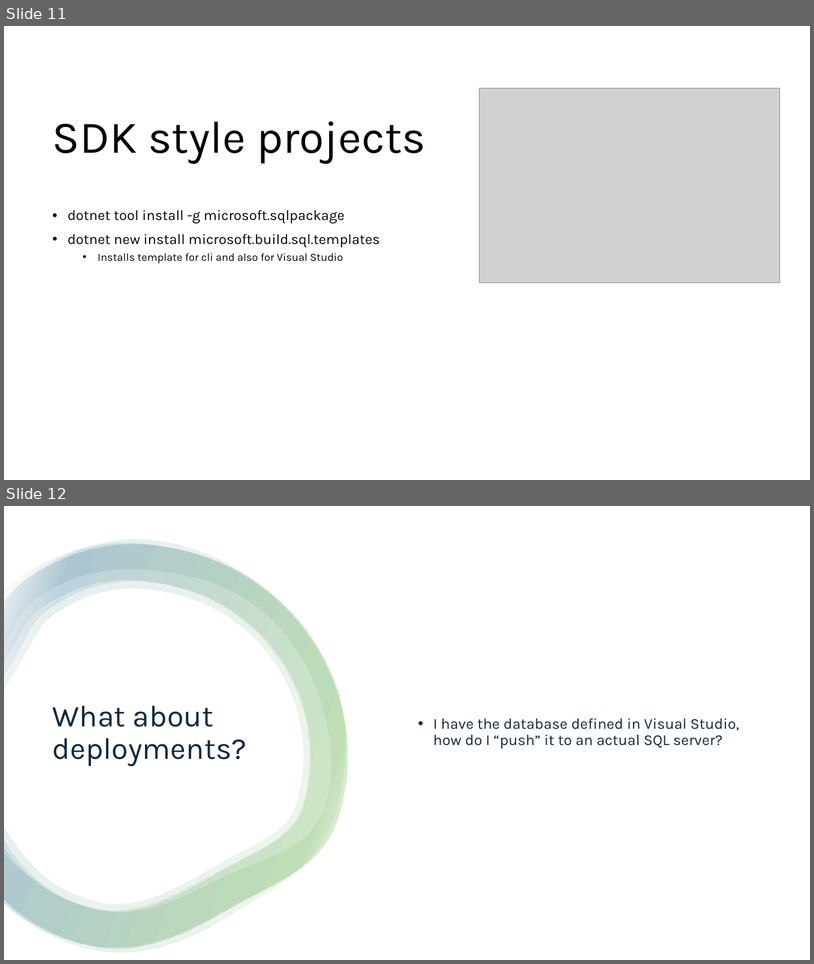
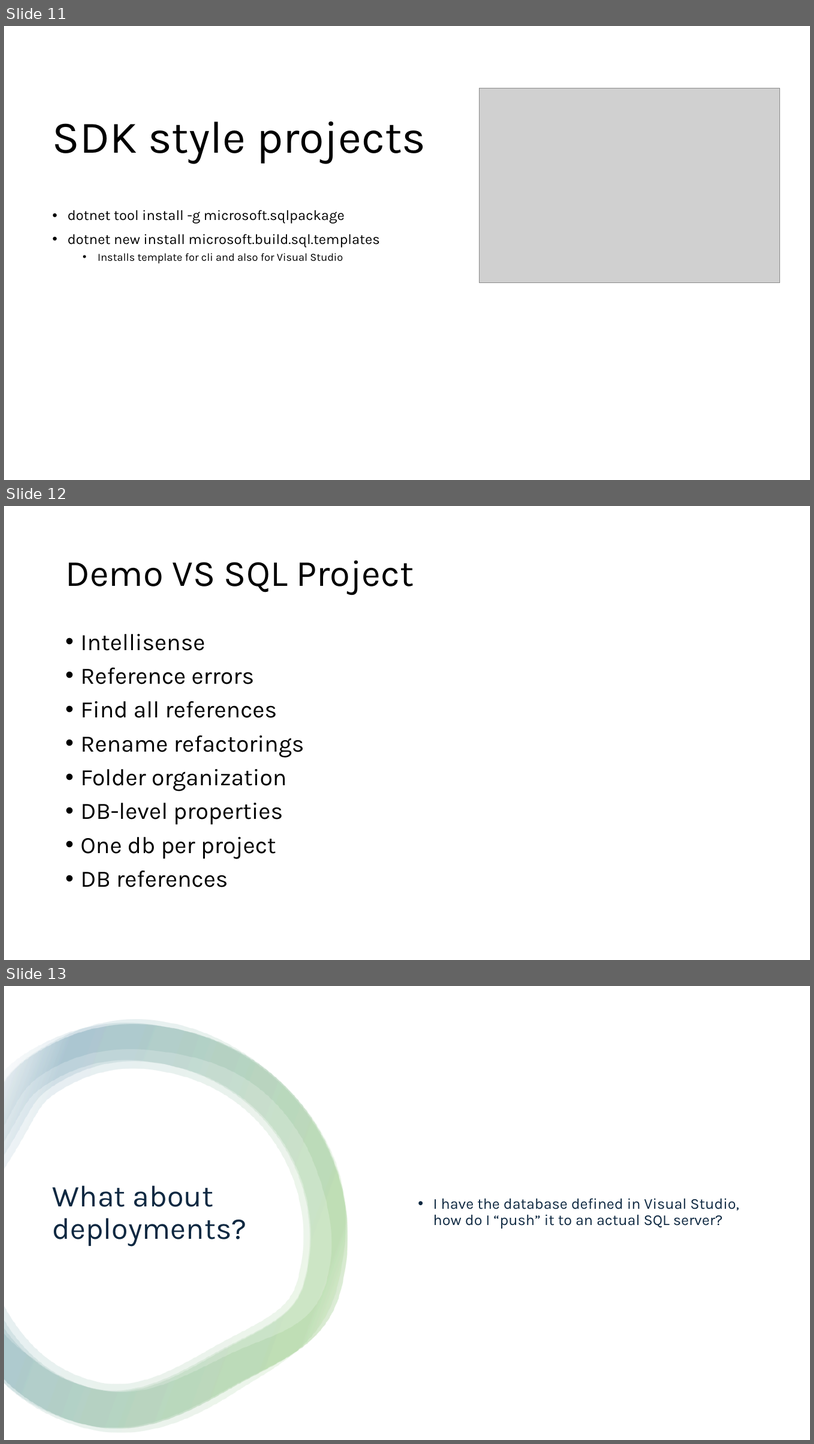
Before and after one commit to TheJuanitoLearnsShow/PodcastsManager, a slide deck: slides/VS sql project - sql saturday 2025.pptx. Shown one above the other, each under a label of ours: slides 11 and 12 before the commit, slides 11, 12 and 13 after it. The pictures are 814x964 and 814x1444 pixels, drawn with LibreOffice and Linux fonts; fonts in the diff are those of the drawing; grey boxes stand for pictures. Boxes give left, top, right and bottom in pixels: in the first picture for what was removed or moved away, otherwise in the second. Text is boxed around its words. In the diff, an @@ line names an element or a change of style, - is before the commit and + after.

Commit message:
Slides update

```diff
--- a/slides/VS sql project - sql saturday 2025.pptx
+++ b/slides/VS sql project - sql saturday 2025.pptx
@@ slide 12 added at box(4, 506, 810, 960), background #FFFFFF @@
@@ title added at box(65, 560, 414, 595), 44 pt, text #000000 @@
+Demo VS SQL Project
@@ text added at box(81, 634, 305, 887), 28 pt, text #000000 @@
+• Intellisense
+• Reference errors
+• Find all references
+• Rename refactorings
+• Folder organization
+• DB-level properties
+• One db per project
+• DB references
@@ what was slide 12 is now slide 13 @@
```
